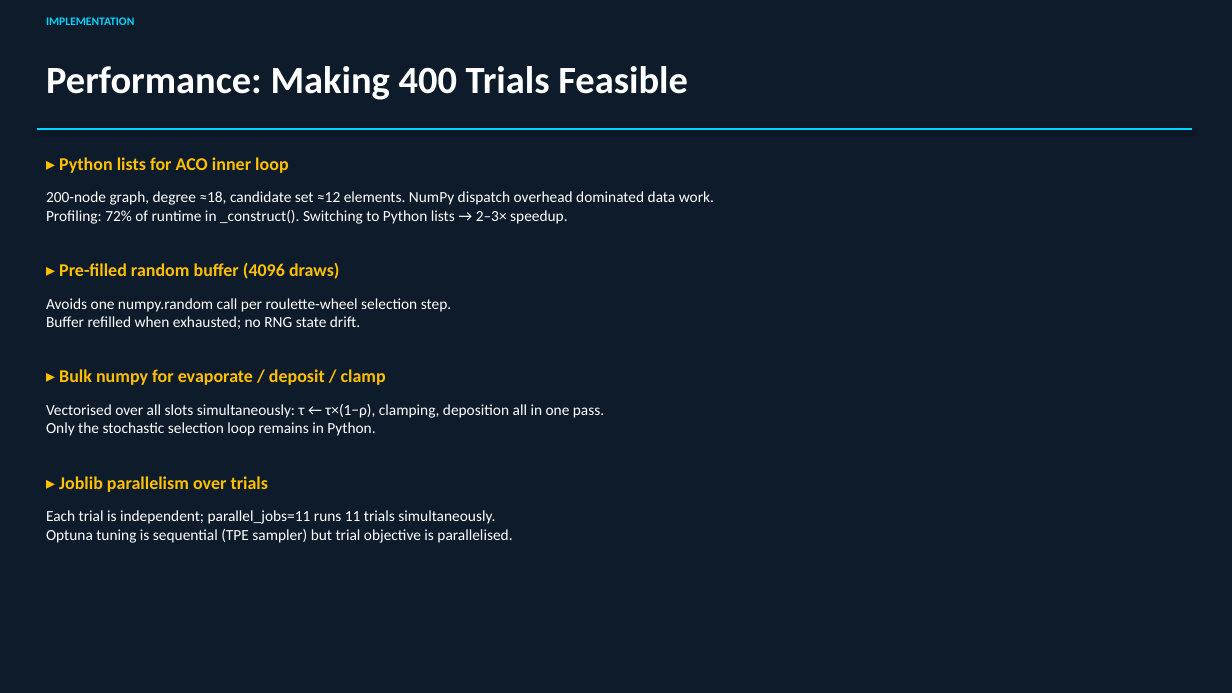
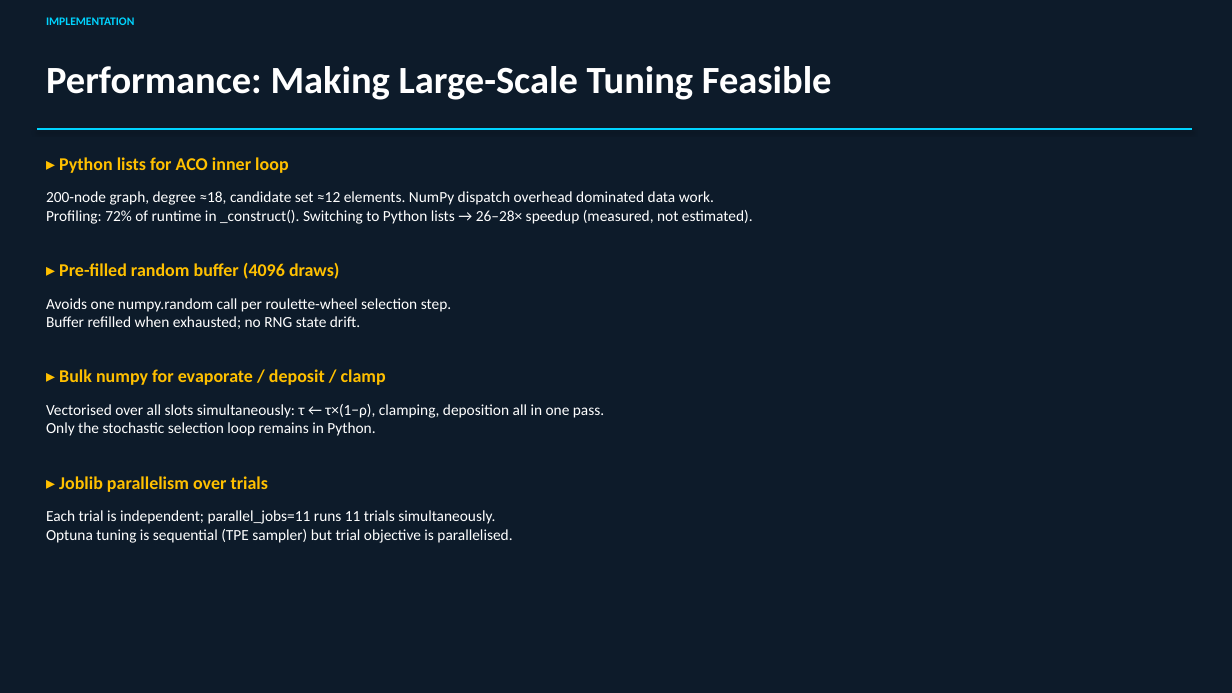
Before and after one commit to VaibhavBansal05/Dynaswarm, a slide deck: slide 21 of dynaswarm_presentation.pptx. Drawn at 1232x693 pixels with LibreOffice and Linux fonts; fonts in the diff are those of the drawing. Boxes give left, top, right and bottom in pixels: in the first picture for what was removed or moved away, otherwise in the second. Text is boxed around its words. In the diff, an @@ line names an element or a change of style, - is before the commit and + after.

```diff
--- a/dynaswarm_presentation.pptx
+++ b/dynaswarm_presentation.pptx
@@ text at box(46, 66, 832, 100): text changed @@
-Performance: Making 400 Trials Feasible
+Performance: Making Large-Scale Tuning Feasible
@@ text at box(46, 191, 753, 224): text changed @@
-200-node graph, degree ≈18, candidate set ≈12 elements. NumPy dispatch overhead dominated data work.
-Profiling: 72% of runtime in _construct(). Switching to Python lists → 2–3× speedup.
+200-node graph, degree ≈18, candidate set ≈12 elements. NumPy dispatch overhead dominated data work.
+Profiling: 72% of runtime in _construct(). Switching to Python lists → 26–28× speedup (measured, not estimated).
```
Also in this commit, not shown: 14 other slides changed, 4 slides added, 2 slides removed, 6 other files.
